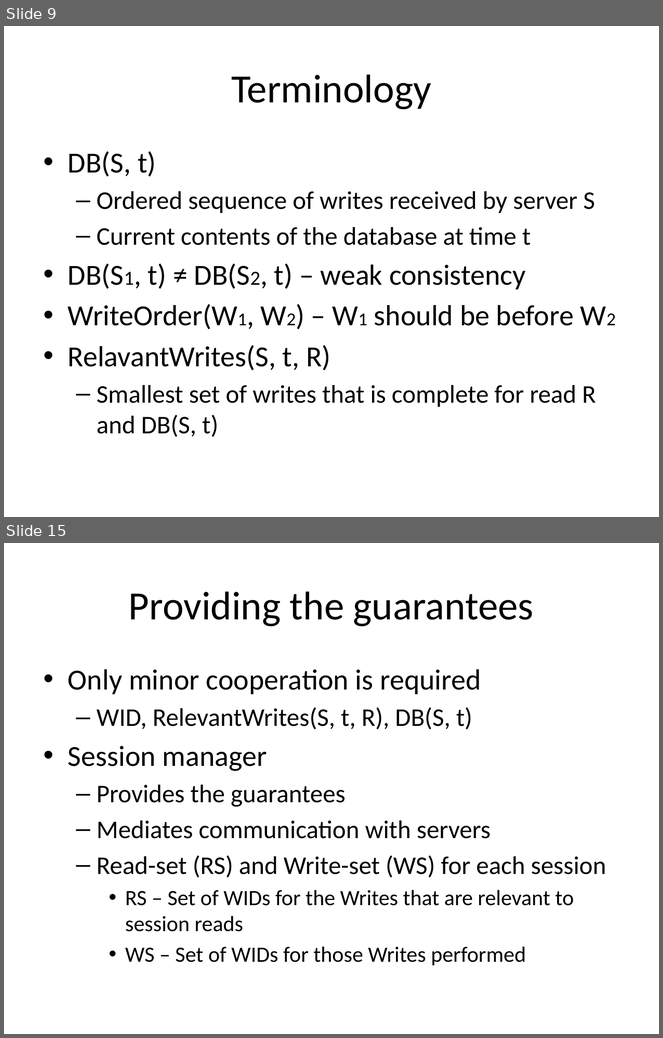
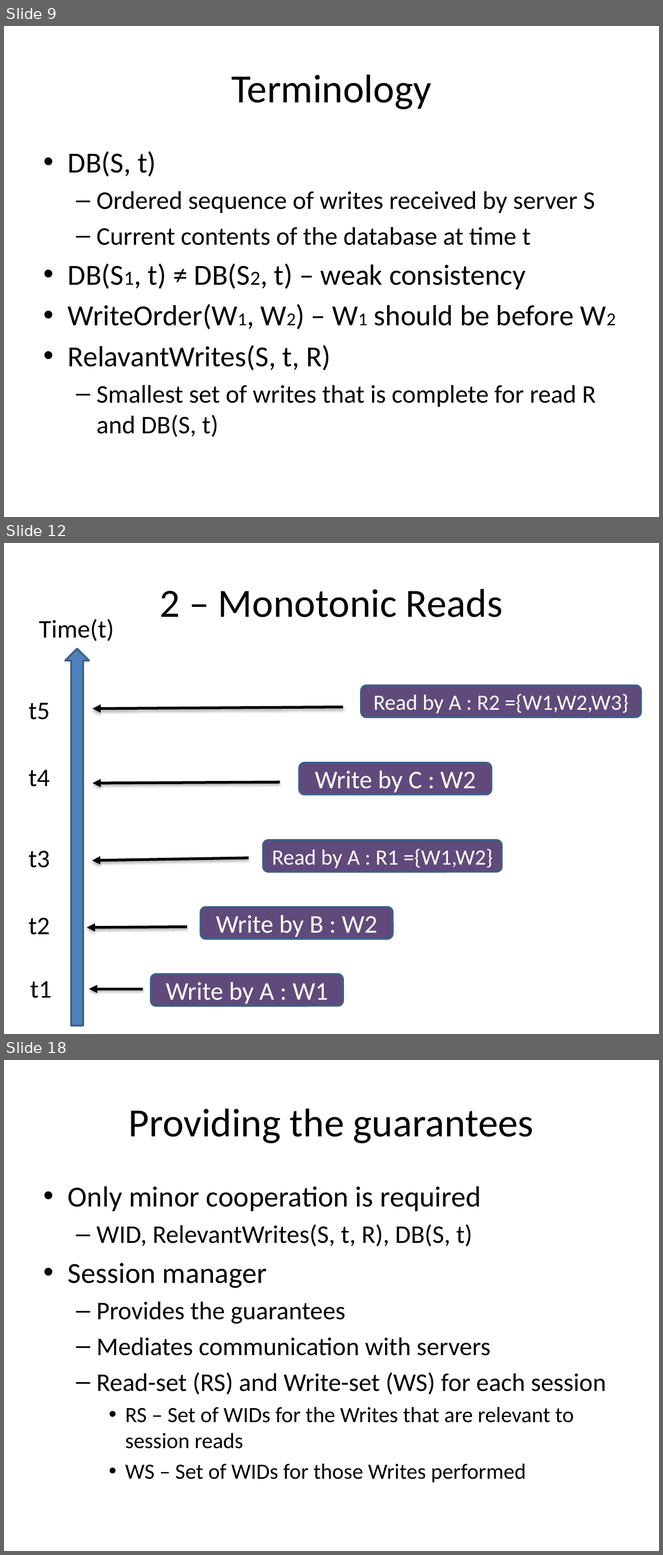
Before and after one commit to balidani/bomberman, a slide deck: presentation/slides_daniel.pptx. Shown one above the other, each under a label of ours: slides 9 and 15 before the commit, slides 9, 12 and 18 after it; the slides between them are not shown. The pictures are 663x1038 and 663x1555 pixels, drawn with LibreOffice and Linux fonts; fonts in the diff are those of the drawing. Boxes give left, top, right and bottom in pixels: in the first picture for what was removed or moved away, otherwise in the second. Text is boxed around its words. In the diff, an @@ line names an element or a change of style, - is before the commit and + after.

```diff
--- a/presentation/slides_daniel.pptx
+++ b/presentation/slides_daniel.pptx
@@ slide 12 added at [4,543,659,1034], background #FFFFFF @@
@@ title added at [160,589,503,617], 44 pt, text #000000 @@
+2 – Monotonic Reads
@@ group added at [28,619,641,1026]: 6 texts, 5 arrows, 5 rounded rectangles, 1 right arrow @@
+Time(t)
+t1
+Write by A : W1
+Write by B : W2
+t2
+Read by A : R1 ={W1,W2}
+t3
+Write by C : W2
+Read by A : R2 ={W1,W2,W3}
+t4
+t5
@@ what was slide 15 is now slide 18 @@
```
Also in this commit, not shown: 4 slides changed, 4 other slides added, 1 slide removed.
